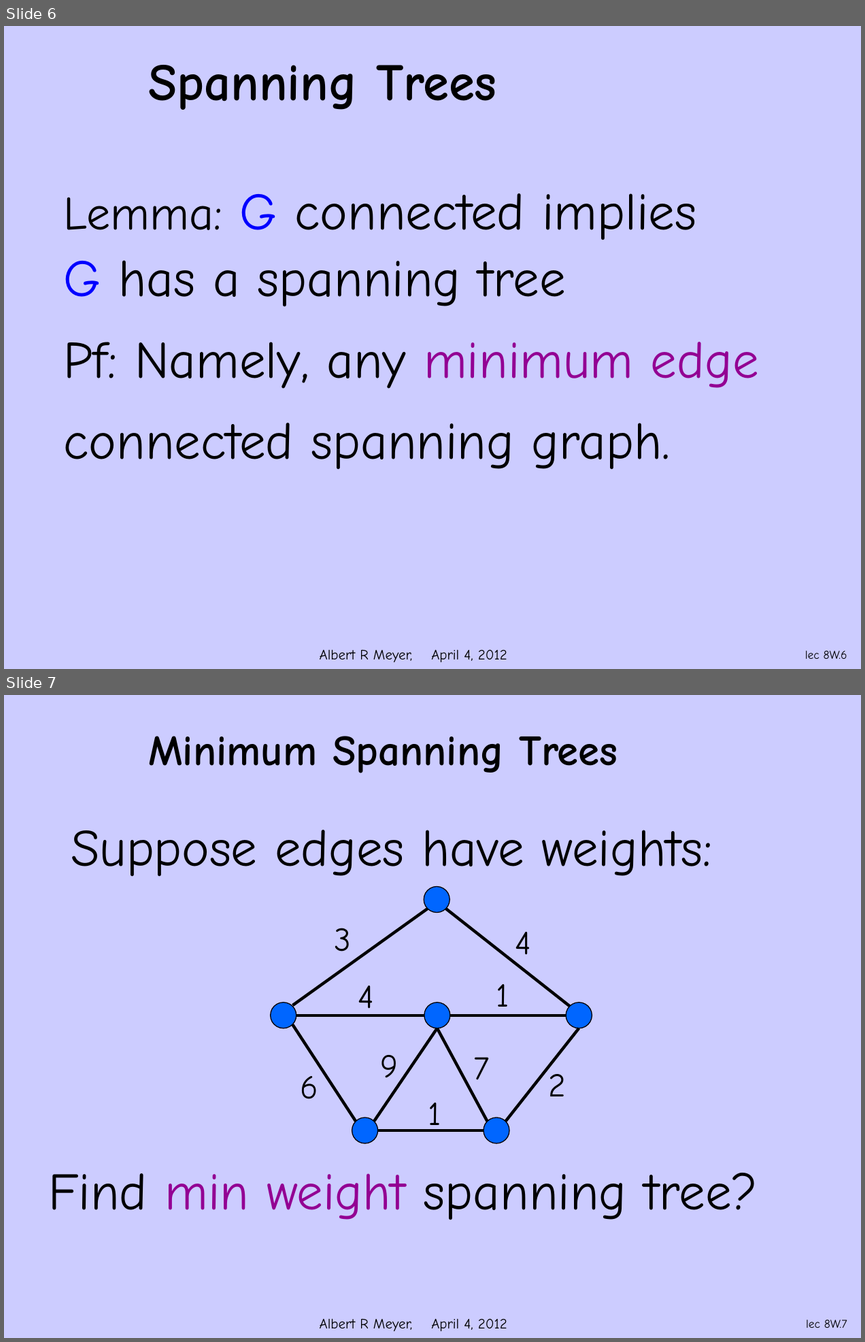
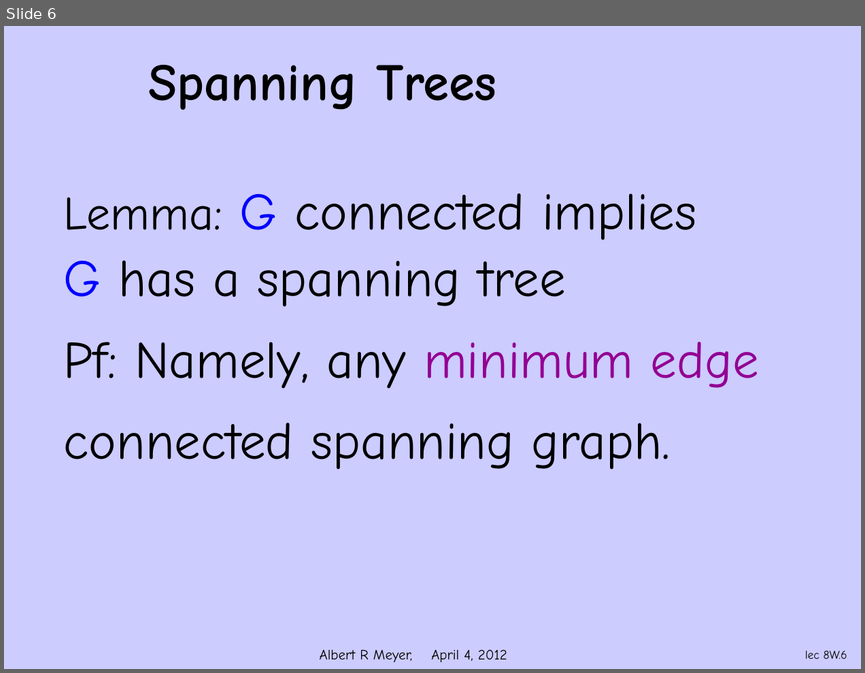
Before and after one commit to armeyer/mcs_web, a slide deck: spring12/slidesS12/trees-spanning.pptx. Shown one above the other, each under a label of ours: slides 6 and 7 before the commit, slide 6 after it. The pictures are 865x1342 and 865x673 pixels, drawn with LibreOffice and Linux fonts; fonts in the diff are those of the drawing; background and template pictures are left out. Boxes give left, top, right and bottom in pixels: in the first picture for what was removed or moved away, otherwise in the second. Text is boxed around its words. In the diff, an @@ line names an element or a change of style, - is before the commit and + after.

Commit message:
split trees-spanning.pptx at trees-minimum.pptx

```diff
--- a/spring12/slidesS12/trees-spanning.pptx
+++ b/spring12/slidesS12/trees-spanning.pptx
@@ slide 7 removed at [4, 695, 861, 1338], background #CCCCFF; not listed: 1 template element that a slide beside it also shows @@
@@ title removed at [148, 736, 617, 773] @@
-Minimum Spanning Trees
@@ text removed at [71, 830, 713, 877] @@
-Suppose edges have weights:
@@ group removed at [271, 886, 592, 1143]: 9 lines, 9 texts, 6 ellipses @@
-4
-4
-1
-3
-6
-9
-2
-1
-7
@@ text removed at [48, 1172, 757, 1220] @@
-Find min weight spanning tree?
@@ page number removed at [806, 1319, 847, 1327] @@
-lec 8W.7
```
Also in this commit, not shown: 1 slide changed, 10 other slides removed, 1 other file.
